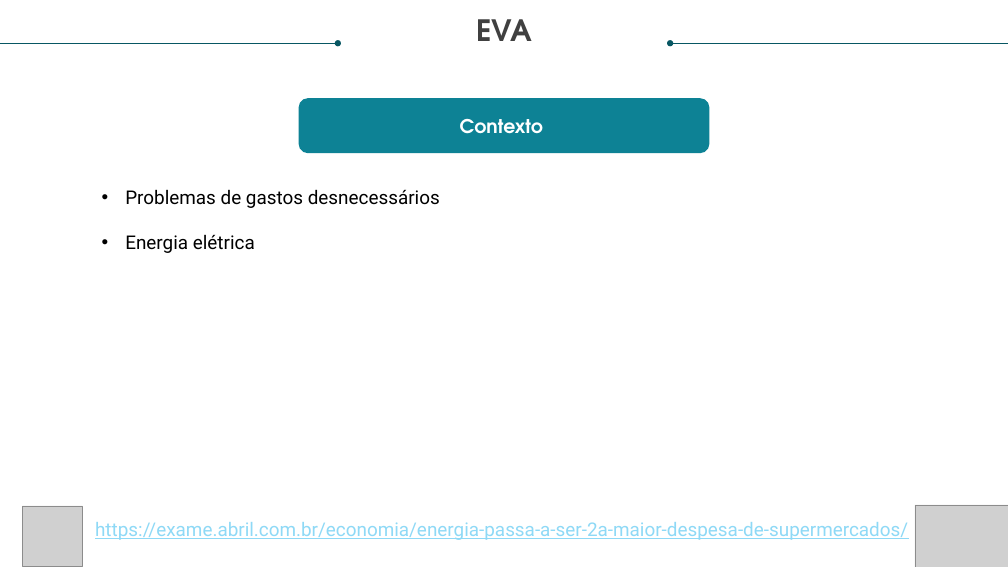
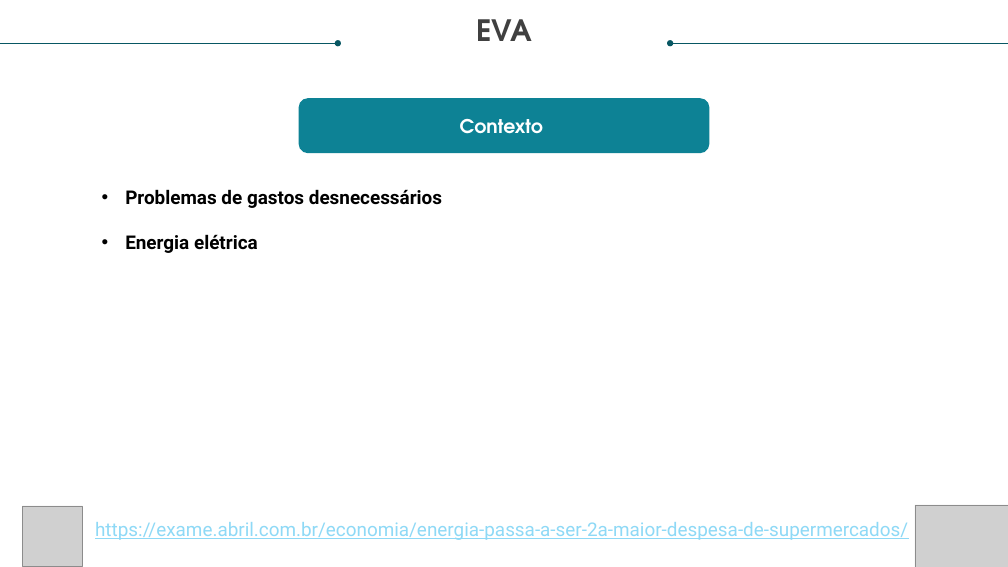
Before and after one commit to YuriJVedovate/EVA_projeto, a slide deck: slide 2 of APRESENTAÇÃO/Sprint 1 ATUALIZADO 1 [Salvo automaticamente].pptx. Drawn at 1008x567 pixels with LibreOffice and Linux fonts; fonts in the diff are those of the drawing; grey boxes stand for pictures. Boxes give left, top, right and bottom in pixels: in the first picture for what was removed or moved away, otherwise in the second. Text is boxed around its words. In the diff, an @@ line names an element or a change of style, - is before the commit and + after.

```diff
--- a/APRESENTAÇÃO/Sprint 1 ATUALIZADO 1 [Salvo automaticamente].pptx
+++ b/APRESENTAÇÃO/Sprint 1 ATUALIZADO 1 [Salvo automaticamente].pptx
@@ text "Problemas de gastos desnecessários" at [125, 189, 442, 253]: bold on @@
```
Also in this commit, not shown: 3 other slides changed, 3 other files.
